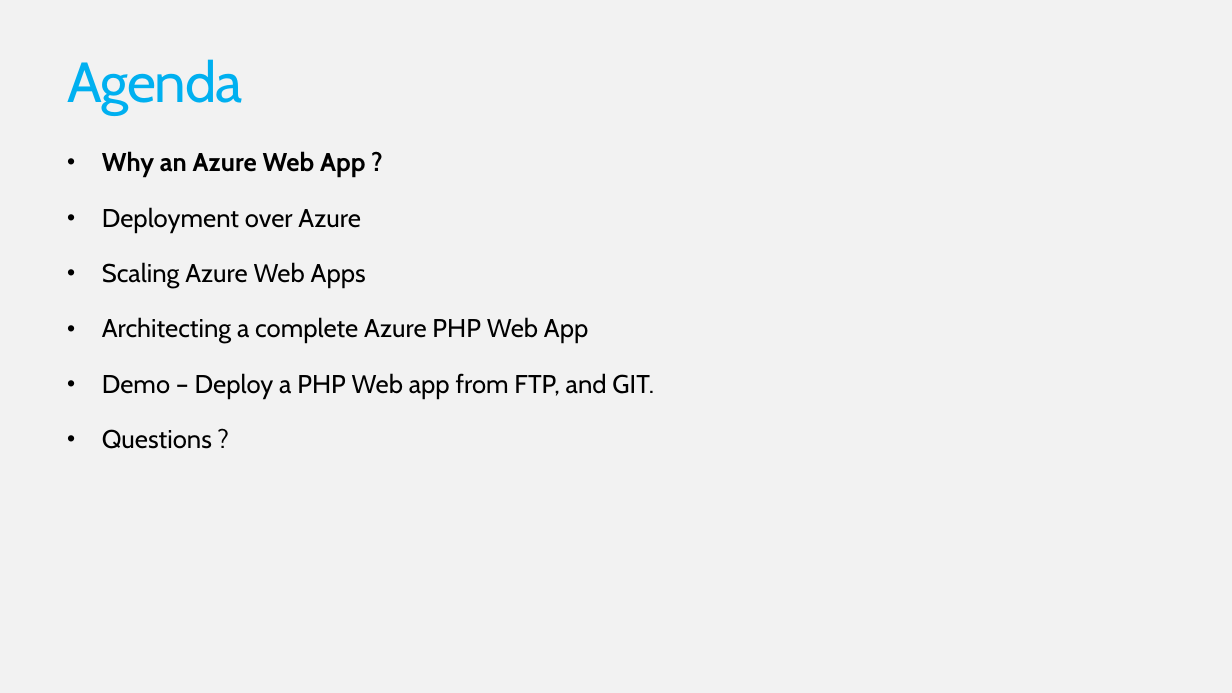
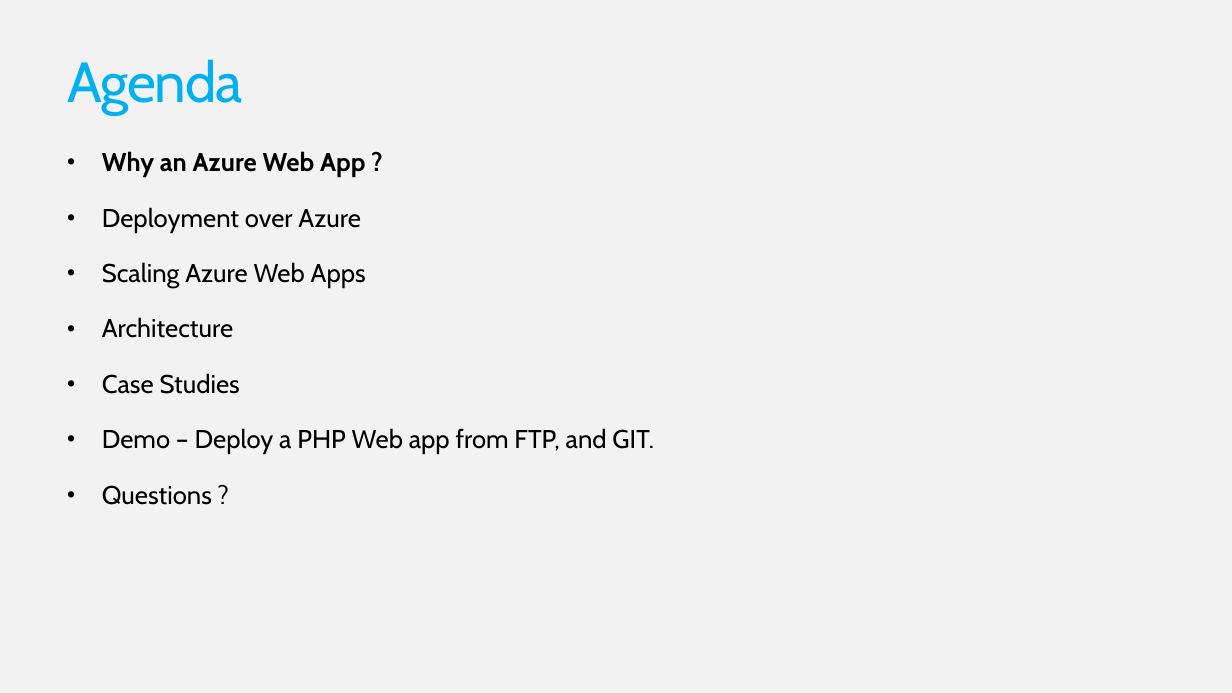
Before and after one commit to FutureUnleashed/OSS, a slide deck: slide 3 of PHP/Future Unleashed_PHPWebApp.pptx. Drawn at 1232x693 pixels with LibreOffice and Linux fonts; fonts in the diff are those of the drawing; background and template pictures are left out. Boxes give left, top, right and bottom in pixels: in the first picture for what was removed or moved away, otherwise in the second. Text is boxed around its words. In the diff, an @@ line names an element or a change of style, - is before the commit and + after.

```diff
--- a/PHP/Future Unleashed_PHPWebApp.pptx
+++ b/PHP/Future Unleashed_PHPWebApp.pptx
@@ text at [102,317,240,394]: text changed @@
-• Architecting a complete Azure PHP Web App
+• Architecture
+• Case Studies
```
Also in this commit, not shown: 6 other slides changed, 2 slides added, 1 other file.
